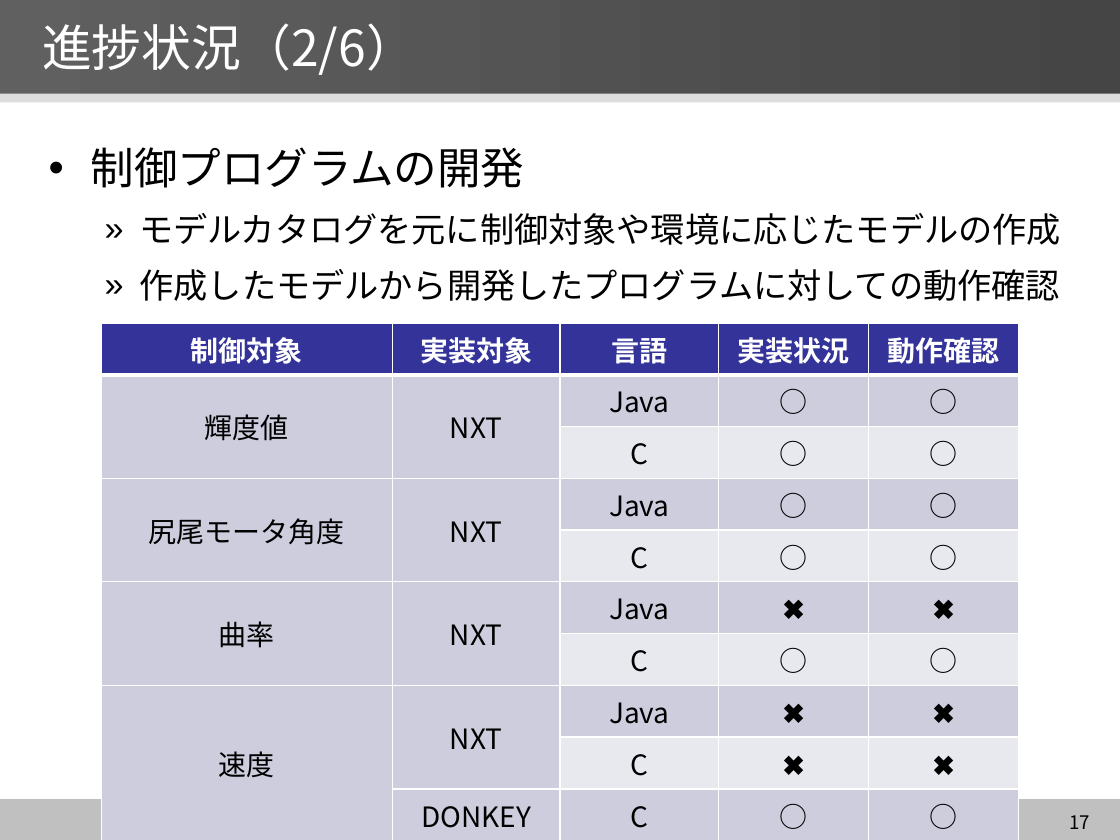
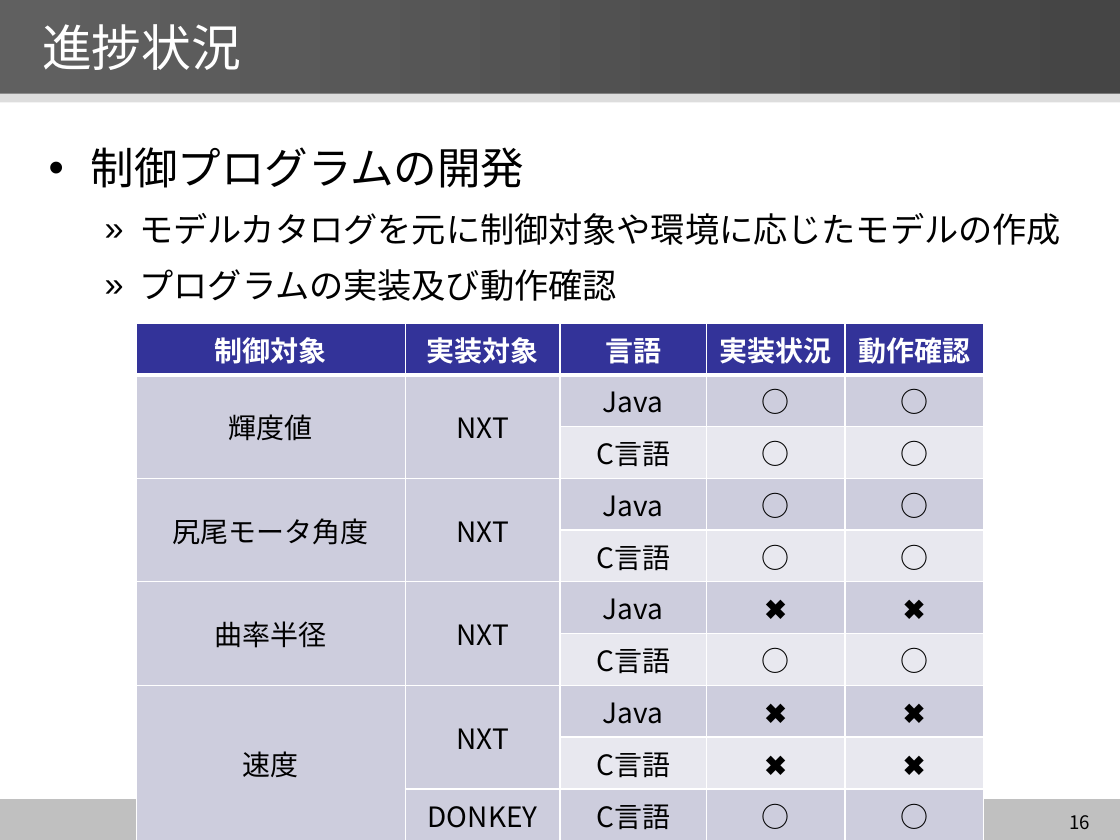
Before and after one commit to YutaNiimura/leJOS-OSEK, a slide deck: slide 16 of 中間発表関連/5I25新村祐太 中間発表スライドver2.0.pptx (slide 17 before the commit). Drawn at 1120x840 pixels with LibreOffice and Linux fonts; fonts in the diff are those of the drawing. Boxes give left, top, right and bottom in pixels: in the first picture for what was removed or moved away, otherwise in the second. Text is boxed around its words. In the diff, an @@ line names an element or a change of style, - is before the commit and + after.

```diff
--- a/中間発表関連/5I25新村祐太 中間発表スライドver2.0.pptx
+++ b/中間発表関連/5I25新村祐太 中間発表スライドver2.0.pptx
@@ title at <box>42,24,241,70</box>: text changed @@
-進捗状況（2/6）
+進捗状況
@@ text at <box>140,269,617,301</box>: text changed @@
-  » 作成したモデルから開発したプログラムに対しての動作確認
+  » プログラムの実装及び動作確認
@@ table at <box>137,323,984,834</box> @@
-row 3, column 3: C
+row 3, column 3: C言語
-row 5, column 3: C
+row 5, column 3: C言語
-row 6, column 1: 曲率
+row 6, column 1: 曲率半径
-row 7, column 3: C
+row 7, column 3: C言語
-row 9, column 3: C
+row 9, column 3: C言語
-row 10, column 3: C
+row 10, column 3: C言語
@@ table: place and size @@
-table at <box>102,323,1020,832</box>
+table at <box>137,323,984,834</box>
@@ page number at <box>1069,815,1090,829</box>: text changed @@
-17
+16
```
Also in this commit, not shown: 19 other slides changed, 2 slides removed, 2 other files.
